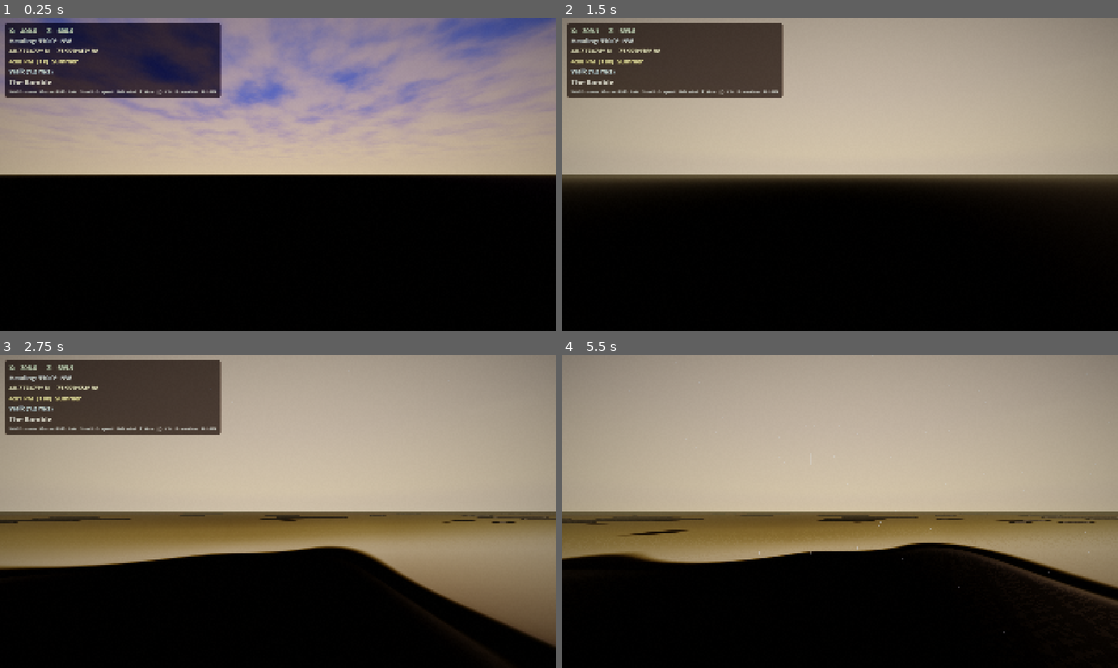
Above: before the commit, frames 1-4 (two rows, left to right).
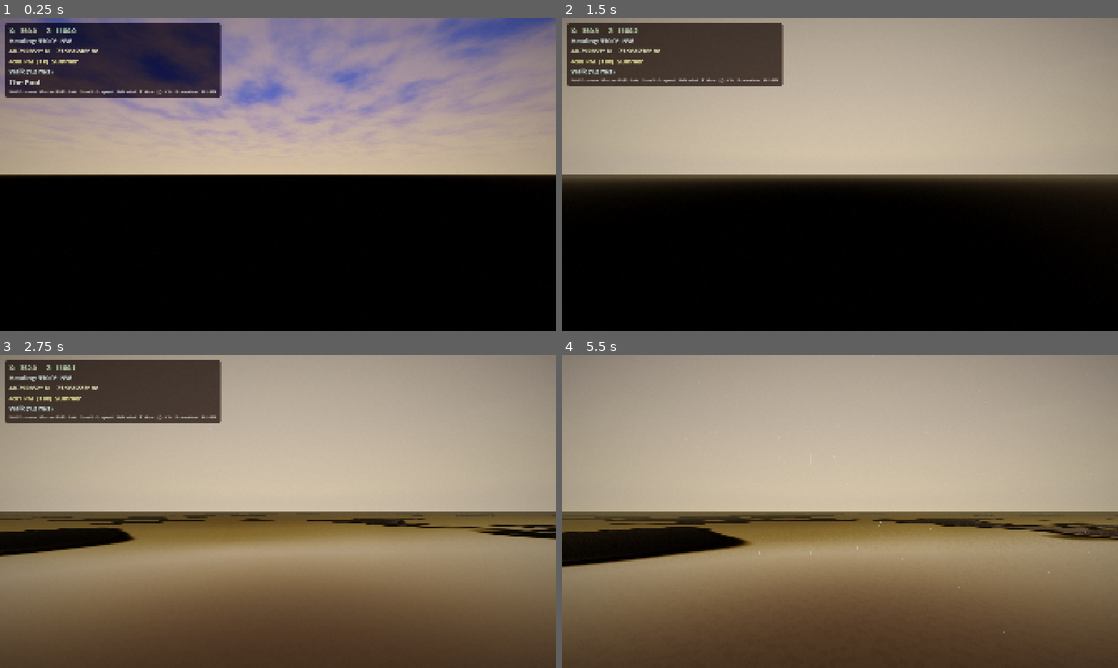
Above: after the commit, the same moments.

Repository: Central-Park-Walk/central-park-walk
Game: Godot game, scene res://main.tscn
Two runs of this game, one before a commit and one after it. Both use one fixed random seed, a clock stepped at 60 frames per second and the inputs below.
Inputs (mouse positions are in pixels of both pictures, inside the frame that each line leads up to):
- Up to frame 1 (0.25 s): no input
- Up to frame 2 (1.5 s): tap Enter at 0.5 s; move the mouse to (962, 158) at 0.52 s; hold D 0.53-1.28 s; tap T at 0.6 s; click (962, 158) at 0.67 s; tap Space at 1.25 s; move the mouse to (728, 190) at 1.27 s; hold S from 1.28 s (still down); tap P at 1.35 s
- Up to frame 3 (2.75 s): move the mouse to (333, 442) at 2.02 s; release S at 2.03 s; hold D from 2.03 s (still down); tap G at 2.1 s
- Up to frame 4 (5.5 s): move the mouse to (812, 574) at 2.77 s; release D at 2.78 s; hold W 2.78-3.53 s; tap one key every 0.75 s from 2.85 s: H 9 0 N; click (812, 574) at 2.92 s; move the mouse to (1006, 558) at 3.52 s; hold A 3.53-5.03 s; move the mouse to (673, 464) at 4.27 s; move the mouse to (867, 511) at 5.02 s; hold S from 5.03 s (still down); click (867, 511) at 5.17 s

The runs differ from the first frame. In frame 1, 0.2% of the frame differs, in the area x 3-16%, y 3-22%; in frame 2, 1.8%; in frame 3, 36%; in frame 4, 40%, in the area x 0-100%, y 51-100%.

Commit message:
Spawn at North Meadow for grass type variety
Moved default spawn to X=350, Z=-1100 (North Meadow). This area has
SportsTurf ball fields, NorthMeadow open grass, and OpenLawn edges
all adjacent — good for seeing different grass type colors.

Co-Authored-By: Claude Opus 4.6 (1M context) <noreply@anthropic.com>

Diff:
--- a/grass_builder.gd
+++ b/grass_builder.gd
@@ -90,7 +90,7 @@
 	print("Grass: %d cells in %d chunks (%.0fms)" % [
 		x_arr.size(), _positions_by_chunk.size(), Time.get_ticks_msec() - t0])
 
-	var spawn := Vector3(-480, 0, 1020)
+	var spawn := Vector3(350, 0, -1100)
 	_last_update_pos = spawn
 	_update_chunks_near(spawn)
 	_flush_queue(spawn)
--- a/main.gd
+++ b/main.gd
@@ -1902,7 +1902,8 @@
 		if _cli_height > 5.0:
 			p.set_physics_process(false)  # disable gravity for elevated shots
 	else:
-		p.position = Vector3(-400.0, _terrain_height(-400.0, 600.0) + 1.8, 600.0)
+		# North Meadow: SportsTurf, NorthMeadow, OpenLawn all adjacent
+		p.position = Vector3(350.0, _terrain_height(350.0, -1100.0) + 1.8, -1100.0)
 	if not _cli_pos_set:
 		p.rotation_degrees.y = 30.0
 	p.terrain_height_fn = Callable(self, "_terrain_height")
